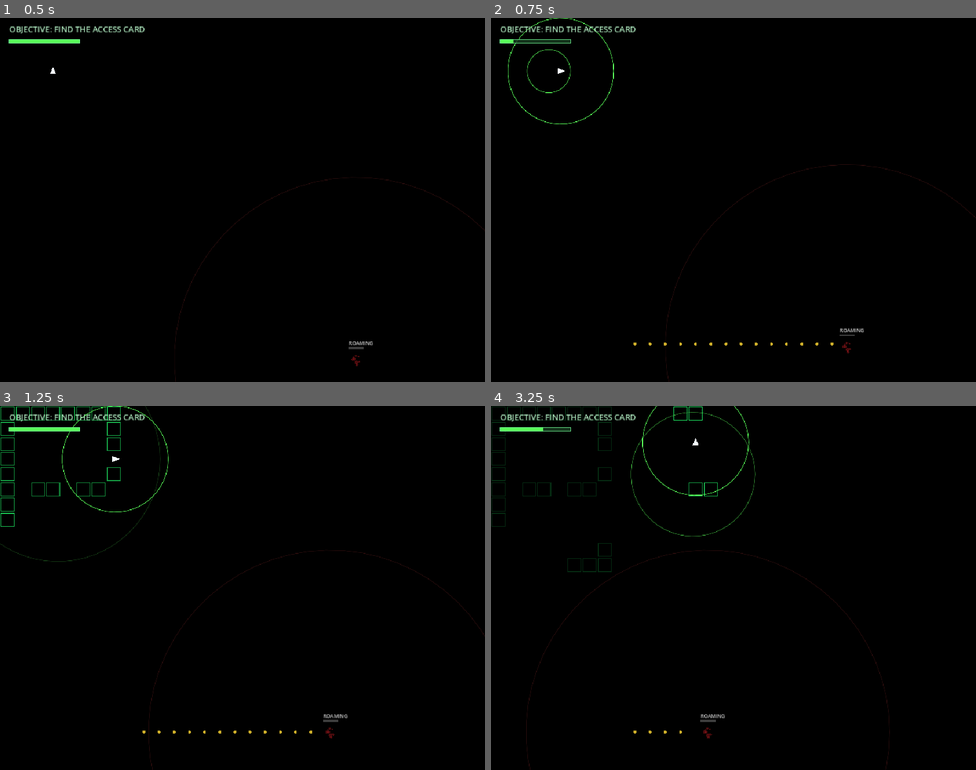
Above: before the commit, frames 1-4 (two rows, left to right).
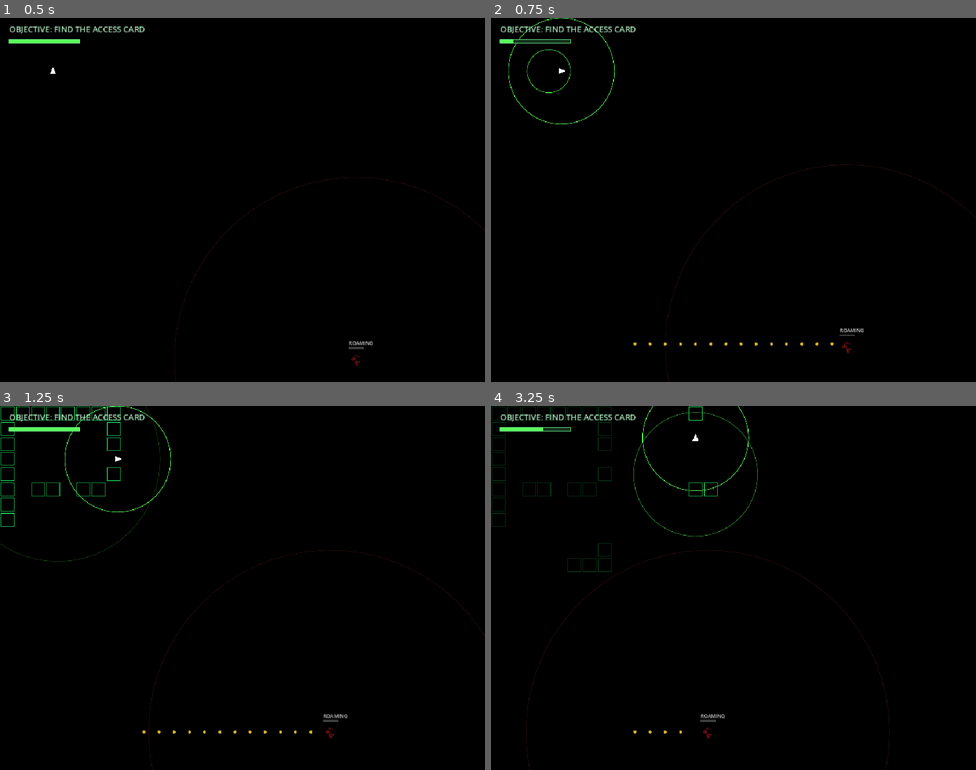
Above: after the commit, the same moments.

Repository: UnderstoodUseYourUsernameHere/Sonar
Game: Godot game, scene res://scenes/main.tscn
The game is run twice, just before and just after one commit, with the same random seed, the same clock (stepped at 60 frames per second) and the same inputs.
Inputs (mouse positions are in pixels of both pictures, inside the frame that each line leads up to):
- Up to frame 1 (0.5 s): no input
- Up to frame 2 (0.75 s): tap Enter at 0.5 s; move the mouse to (840, 181) at 0.52 s; hold Right (move_right) from 0.53 s (still down); tap Space (ping) at 0.6 s; click (840, 181) at 0.67 s
- Up to frame 3 (1.25 s): keep holding Right (move_right)
- Up to frame 4 (3.25 s): move the mouse to (636, 606) at 1.27 s; release Right (move_right) at 1.28 s; hold S (move_down) 1.28-2.03 s; tap Alt at 1.35 s; move the mouse to (782, 507) at 2.02 s; hold Right (move_right) 2.03-2.78 s; tap Shift at 2.1 s; move the mouse to (709, 660) at 2.77 s; hold W (move_up) from 2.78 s (still down); tap Space (ping) at 2.85 s; click (709, 660) at 2.92 s

Frame 1 is identical in both runs. In frame 2, 0.2% of the frame differs, in the area x 3-26%, y 0-30%; in frame 3, 0.3%; in frame 4, 0.6%, in the area x 28-55%, y 0-36%.

Commit message:
Game now prioritizes the latest key and lets you slide along walls

Diff:
--- a/scripts/main.gd
+++ b/scripts/main.gd
@@ -2,6 +2,13 @@
 
 const TILE_SIZE: int = 30
 const MOVE_TIME_PER_TILE: float = 0.16
+
+const MOVE_ACTIONS: Dictionary = {
+	"move_up": Vector2i(0, -1),
+	"move_down": Vector2i(0, 1),
+	"move_left": Vector2i(-1, 0),
+	"move_right": Vector2i(1, 0)
+}
 
 const BACKGROUND_COLOR: Color = Color(0.0, 0.0, 0.0, 1.0)
 const WALL_COLOR: Color = Color(0.12, 0.90, 0.38, 1.0)
@@ -131,6 +138,8 @@
 var move_elapsed: float = 0.0
 
 var buffered_direction: Vector2i = Vector2i.ZERO
+var held_directions: Array[Vector2i] = []
+var move_carry: float = 0.0
 
 var game_time: float = 0.0
 var game_over: bool = false
@@ -631,9 +640,7 @@
 	if Input.is_action_just_pressed("ping"):
 		_try_emit_ping()
 
-	var requested_direction: Vector2i = _read_move_direction()
-	if requested_direction != Vector2i.ZERO:
-		buffered_direction = requested_direction
+	_update_held_directions()
 
 	if is_moving:
 		move_elapsed += delta
@@ -643,15 +650,20 @@
 		player_draw_position = move_source.lerp(move_destination, progress)
 
 		if progress >= 1.0:
+			move_carry = minf(move_elapsed - MOVE_TIME_PER_TILE, MOVE_TIME_PER_TILE * 0.5)
 			player_cell = move_destination_cell
 			player_draw_position = move_destination
 			is_moving = false
-			_make_noise(player_cell, FOOTSTEP_NOISE_RANGE_TILES, AWARENESS_PER_PING)
-
-	if not is_moving and buffered_direction != Vector2i.ZERO:
-		var next_direction: Vector2i = buffered_direction
+			_make_noise(player_cell, FOOTSTEP_NOISE_RANGE_TILES, AWARENESS_PER_FOOTSTEP)
+
+	if not is_moving:
+		var next_direction: Vector2i = _choose_move_direction()
 		buffered_direction = Vector2i.ZERO
-		_try_start_move(next_direction)
+
+		if next_direction != Vector2i.ZERO:
+			_try_start_move(next_direction)
+
+		move_carry = 0.0
 
 	_update_pulses(delta)
 	_update_monster_movement(delta)
@@ -662,25 +674,33 @@
 
 	queue_redraw()
 
-func _read_move_direction() -> Vector2i:
-	var input_vector: Vector2 = Input.get_vector(
-		"move_left",
-		"move_right",
-		"move_up",
-		"move_down"
-	)
-
-	if input_vector.is_zero_approx():
+func _update_held_directions() -> void:
+	for action in MOVE_ACTIONS:
+		var direction: Vector2i = MOVE_ACTIONS[action]
+
+		if Input.is_action_pressed(action):
+			held_directions.erase(direction)
+			held_directions.append(direction)
+			buffered_direction = direction
+		elif not Input.is_action_pressed(action):
+			held_directions.erase(direction)
+
+func _choose_move_direction() -> Vector2i:
+	var candidates: Array[Vector2i] = []
+
+	if buffered_direction != Vector2i.ZERO:
+		candidates.append(buffered_direction)
+
+	for i in range(held_directions.size() -1, -1, -1):
+		candidates.append(held_directions[i])
+
+	for direction in candidates:
+		if _is_walkable(player_cell + direction):
+			return direction
+
+	if candidates.is_empty():
 		return Vector2i.ZERO
-
-	if absf(input_vector.x) > absf(input_vector.y):
-		if input_vector.x > 0.0:
-			return Vector2i(1, 0)
-		return Vector2i(-1, 0)
-
-	if input_vector.y > 0.0:
-		return Vector2i(0, 1)
-	return Vector2i(0, -1)
+	return candidates[0]
 
 func _try_start_move(direction: Vector2i) -> void:
 	if player_facing != direction:
@@ -694,7 +714,7 @@
 	move_destination_cell = destination_cell
 	move_source = player_draw_position
 	move_destination = _cell_center(destination_cell)
-	move_elapsed = 0.0
+	move_elapsed = move_carry
 	is_moving = true
 
 
